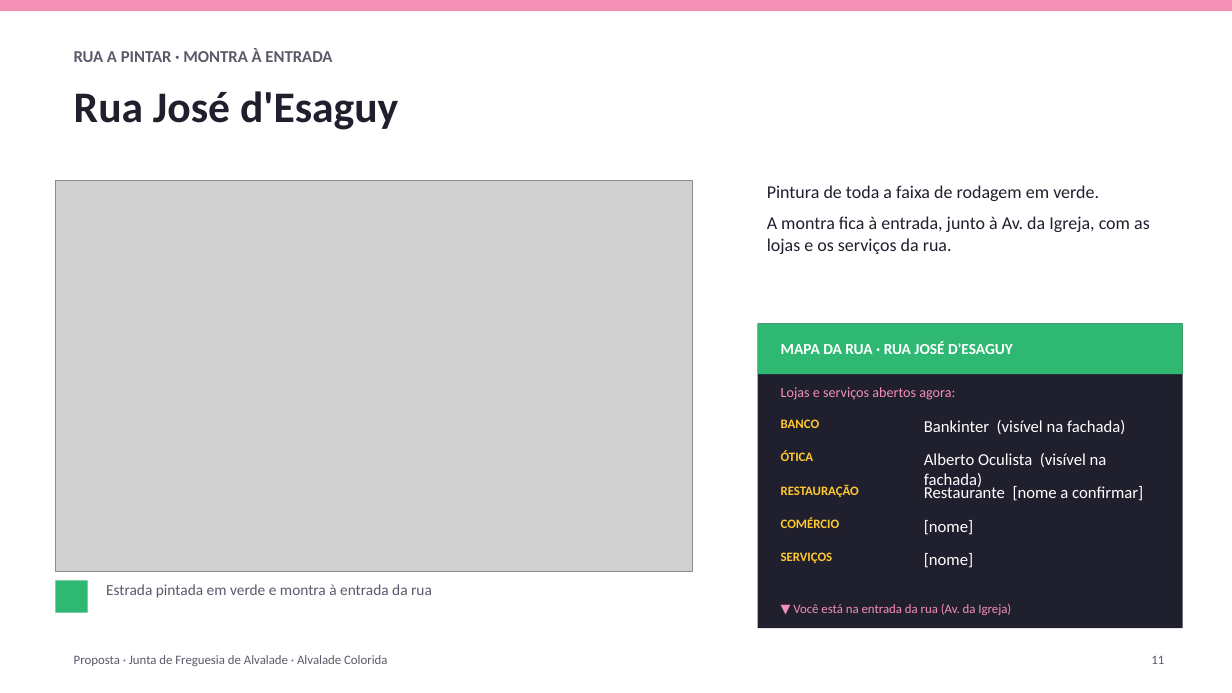
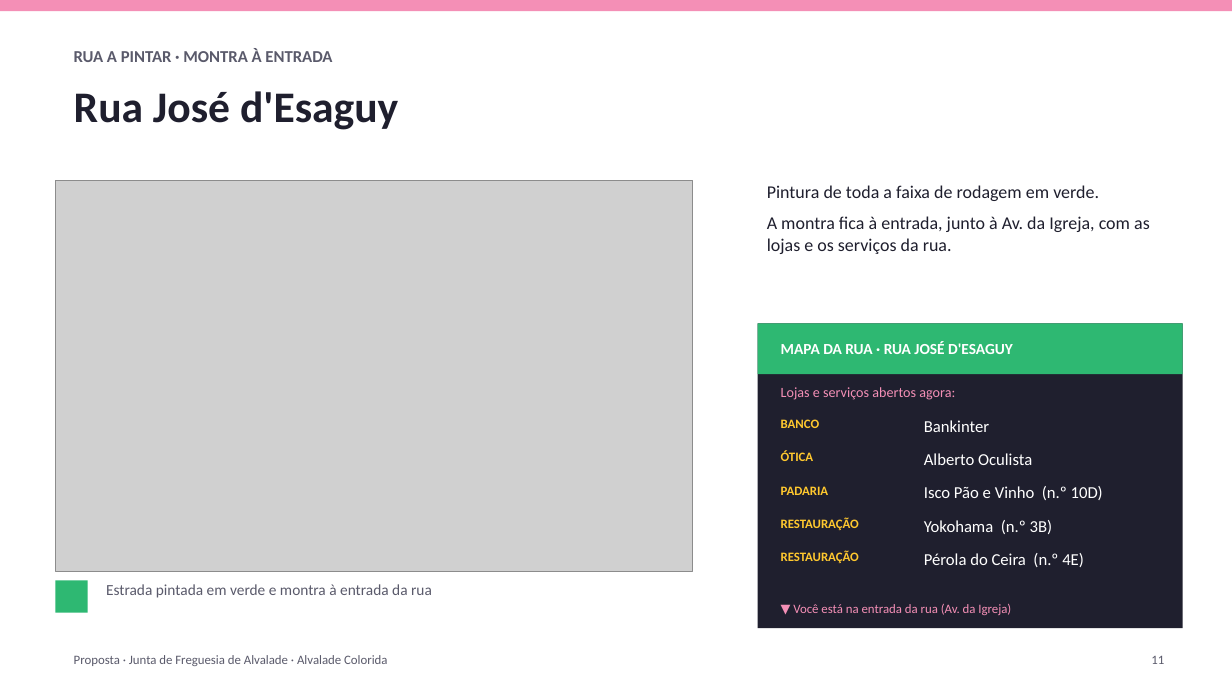
Before and after one commit to zavricardo-debug/travelsites, a slide deck: slide 11 of propostas/alvalade/Proposta_Alvalade_Colorida.pptx. Drawn at 1232x693 pixels with LibreOffice and Linux fonts; fonts in the diff are those of the drawing; grey boxes stand for pictures. Boxes give left, top, right and bottom in pixels: in the first picture for what was removed or moved away, otherwise in the second. Text is boxed around its words. In the diff, an @@ line names an element or a change of style, - is before the commit and + after.

Commit message:
Deck: shop names from public listings (to confirm on site)

```diff
--- a/propostas/alvalade/Proposta_Alvalade_Colorida.pptx
+++ b/propostas/alvalade/Proposta_Alvalade_Colorida.pptx
@@ text at (924,420,989,432): text changed @@
-Bankinter (visível na fachada)
+Bankinter
@@ text at (924,453,1032,465): text changed @@
-Alberto Oculista (visível na fachada)
+Alberto Oculista
@@ text added at (781,486,829,495), 10 pt, text #FFC82E, bold @@
+PADARIA
@@ text at (924,486,1103,500): text changed @@
-Restaurante [nome a confirmar]
+Isco Pão e Vinho (n.º 10D)
@@ text "RESTAURAÇÃO": place and size @@
-text "RESTAURAÇÃO" at (781,484,859,497)
+text "RESTAURAÇÃO" at (781,517,859,530)
@@ text removed at (781,517,840,528) @@
-COMÉRCIO
@@ text at (924,520,1053,534): text changed @@
-[nome]
+Yokohama (n.º 3B)
@@ text at (781,550,859,563): text changed @@
-SERVIÇOS
+RESTAURAÇÃO
@@ text at (924,553,1084,567): text changed @@
-[nome]
+Pérola do Ceira (n.º 4E)
```
Also in this commit, not shown: 8 other slides changed, 1 other file.
